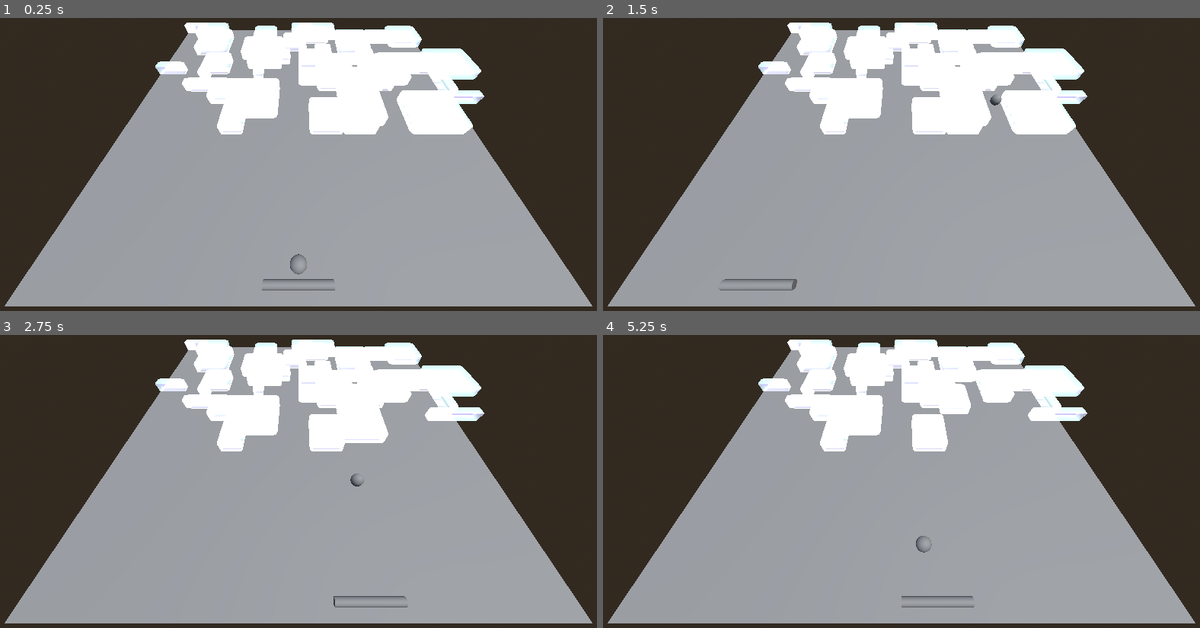
Above: before the commit, frames 1-4 (two rows, left to right).
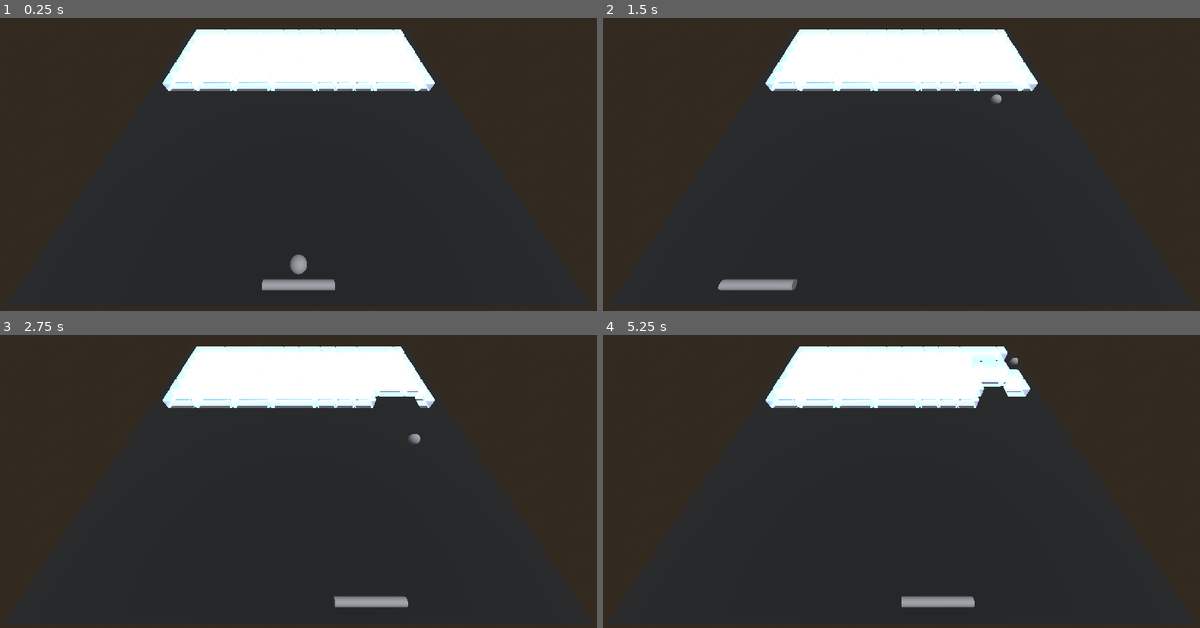
Above: after the commit, the same moments.

Repository: Tom3s/brick-breaker-reborn
Game: Godot game, scene res://test_files/3d_base_scene.tscn
The game is run twice, just before and just after one commit, with the same random seed, the same clock (stepped at 60 frames per second) and the same inputs. The project has no main scene, so this scene is started directly.
Inputs (mouse positions are in pixels of both pictures, inside the frame that each line leads up to):
- Up to frame 1 (0.25 s): no input
- Up to frame 2 (1.5 s): tap Enter at 0.5 s; move the mouse to (1032, 149) at 0.52 s; click (1032, 149) at 0.6 s; move the mouse to (782, 182) at 1.27 s; click (782, 182) at 1.35 s
- Up to frame 3 (2.75 s): move the mouse to (358, 408) at 2.02 s; click (358, 408) at 2.1 s
- Up to frame 4 (5.25 s): move the mouse to (871, 551) at 2.77 s; click (871, 551) at 2.85 s; move the mouse to (1086, 534) at 3.52 s; click (1086, 534) at 3.6 s; move the mouse to (716, 431) at 4.27 s; click (716, 431) at 4.35 s; move the mouse to (931, 484) at 5.02 s; click (931, 484) at 5.1 s

The runs differ from the first frame. In frame 1, 59% of the frame differs, in the area x 0-100%, y 1-99%; in frame 2, 59%; in frame 3, 60%; in frame 4, 60%.

Commit message:
Basic map generation added
[x] generate basic map

Diff:
--- a/test_files/3d_base_scene.gd
+++ b/test_files/3d_base_scene.gd
@@ -22,25 +22,8 @@
 	# screen_bounds = DisplayServer.window_get_size()
 	set_up_screen_collision()
 
-	for i in 50:
-		var block: BreakableBlock = BreakableBlock.new()
+	generate_map()
 
-		block.pos_on_grid = Vector2i(randi_range(0, BreakableGrid.GRID_SIZE - 1), randi_range(0, BreakableGrid.GRID_SIZE / 2))
-		block.size = Vector2i(randi_range(1, 5), randi_range(1, 5))
-		block.prepare_collision()
-
-
-		var block_mesh: BlockMesh = block_mesh_scene.instantiate()
-		block_parent.add_child(block_mesh)
-		block_mesh.set_visual_scale(block.size * BreakableGrid.CELL_SIZE)
-		var final_pos: Vector2 = block.get_origin()
-		block_mesh.global_position.x = final_pos.x
-		block_mesh.global_position.z = final_pos.y
-		block_mesh.global_position.y = BreakableGrid.CELL_SIZE / 2
-
-		block.asset_ref = block_mesh
-
-		blocks.push_back(block)
 
 
 	mouse_input_handler.mouse_moved.connect(handle_mouse_movement)
@@ -135,3 +118,57 @@
 func on_death() -> void:
 	ball.velocity = Vector2.ZERO
 	ball.released = false
+
+func generate_map() -> void:
+	var nr_rows: int = 6
+	var nr_cols: int = BreakableGrid.GRID_SIZE - 4
+
+	for i in nr_rows:
+		var total: int = 0
+		while total < nr_cols:
+			var block_size: int = randi_range(2, 5)
+
+			if total + block_size > nr_cols:
+				block_size = nr_cols - total
+
+			var block: BreakableBlock = BreakableBlock.new()
+
+			block.pos_on_grid = Vector2i(2 + total, 2 * i + 2)
+			block.size = Vector2i(block_size, 2)
+			block.prepare_collision()
+
+
+			var block_mesh: BlockMesh = block_mesh_scene.instantiate()
+			block_parent.add_child(block_mesh)
+			block_mesh.set_visual_scale(block.size * BreakableGrid.CELL_SIZE)
+			var final_pos: Vector2 = block.get_origin()
+			block_mesh.global_position.x = final_pos.x
+			block_mesh.global_position.z = final_pos.y
+			block_mesh.global_position.y = BreakableGrid.CELL_SIZE / 2
+
+			block.asset_ref = block_mesh
+
+			blocks.push_back(block)
+
+			total += block_size
+
+
+	# for i in 50:
+	# 	var block: BreakableBlock = BreakableBlock.new()
+
+	# 	block.pos_on_grid = Vector2i(randi_range(0, BreakableGrid.GRID_SIZE - 1), randi_range(0, BreakableGrid.GRID_SIZE / 2))
+	# 	block.size = Vector2i(randi_range(1, 5), randi_range(1, 5))
+	# 	block.prepare_collision()
+
+
+	# 	var block_mesh: BlockMesh = block_mesh_scene.instantiate()
+	# 	block_parent.add_child(block_mesh)
+	# 	block_mesh.set_visual_scale(block.size * BreakableGrid.CELL_SIZE)
+	# 	var final_pos: Vector2 = block.get_origin()
+	# 	block_mesh.global_position.x = final_pos.x
+	# 	block_mesh.global_position.z = final_pos.y
+	# 	block_mesh.global_position.y = BreakableGrid.CELL_SIZE / 2
+
+	# 	block.asset_ref = block_mesh
+
+	# 	blocks.push_back(block)
--- a/test_files/3d_base_scene.tscn
+++ b/test_files/3d_base_scene.tscn
@@ -11,6 +11,9 @@
 top_radius = 8.0
 bottom_radius = 8.0
 height = 128.0
+
+[sub_resource type="StandardMaterial3D" id="StandardMaterial3D_bcu1a"]
+albedo_color = Color(0.0885599, 0.0885599, 0.0885599, 1)
 
 [sub_resource type="PlaneMesh" id="PlaneMesh_yrogh"]
 size = Vector2(1024, 1024)
@@ -37,6 +40,8 @@
 mesh = SubResource("CylinderMesh_bcu1a")
 
 [node name="Playfield" type="MeshInstance3D" parent="."]
+transform = Transform3D(1, 0, 0, 0, 1, 0, 0, 0, 1, 0, -0.05, 0)
+material_override = SubResource("StandardMaterial3D_bcu1a")
 mesh = SubResource("PlaneMesh_yrogh")
 
 [node name="Camera3D" type="Camera3D" parent="."]
Not shown: 1 places in test_files/3d_base_scene.tscn that only renumber resources
